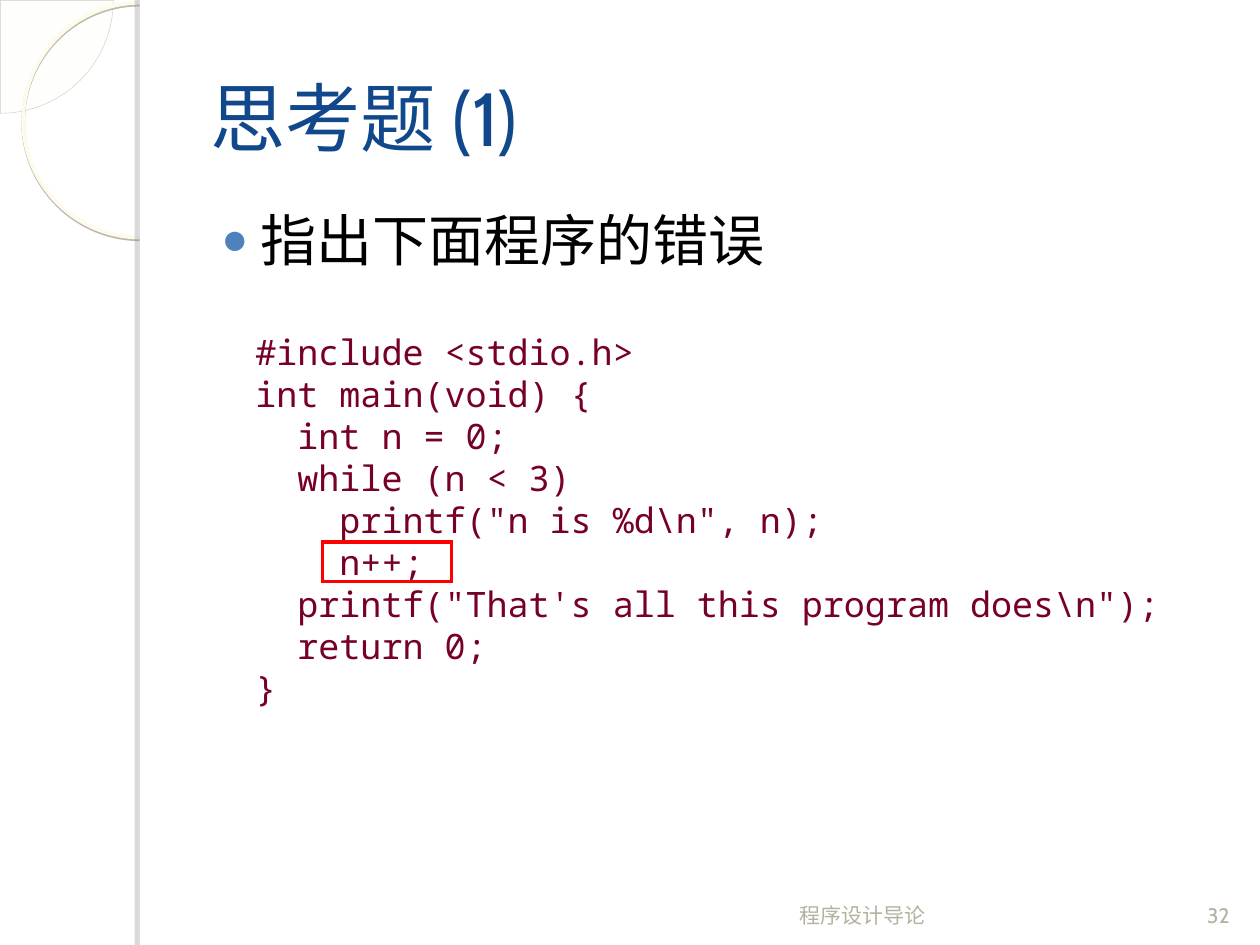
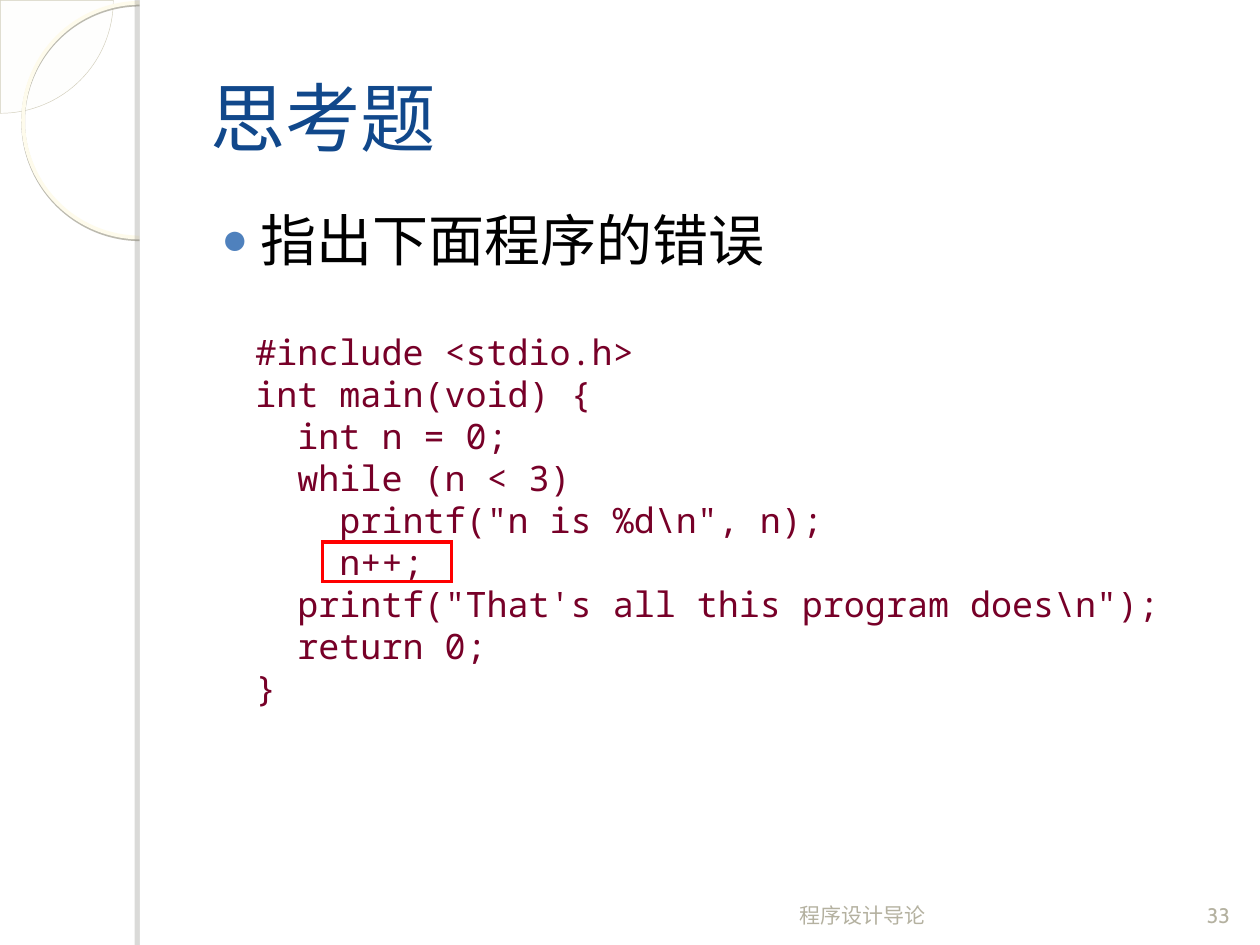
Before and after one commit to fanju1984/introduction-to-programming, a slide deck: slide 33 of introduction-to-programming/slides/2017/04-Control-Statement-2.ppt (slide 32 before the commit). Drawn at 1260x945 pixels with LibreOffice and Linux fonts; fonts in the diff are those of the drawing; background and template pictures are left out. Boxes give left, top, right and bottom in pixels: in the first picture for what was removed or moved away, otherwise in the second. Text is boxed around its words. In the diff, an @@ line names an element or a change of style, - is before the commit and + after.

Commit message:
updated slides for 04-02

```diff
--- a/introduction-to-programming/slides/2017/04-Control-Statement-2.ppt
+++ b/introduction-to-programming/slides/2017/04-Control-Statement-2.ppt
@@ title at (210,82,436,152): text changed @@
-思考题 (1)
+思考题
@@ page number at (1207,908,1230,923): text changed @@
-32
+33
```
Also in this commit, not shown: 2 other slides changed, 1 slide added, 1 slide removed.
